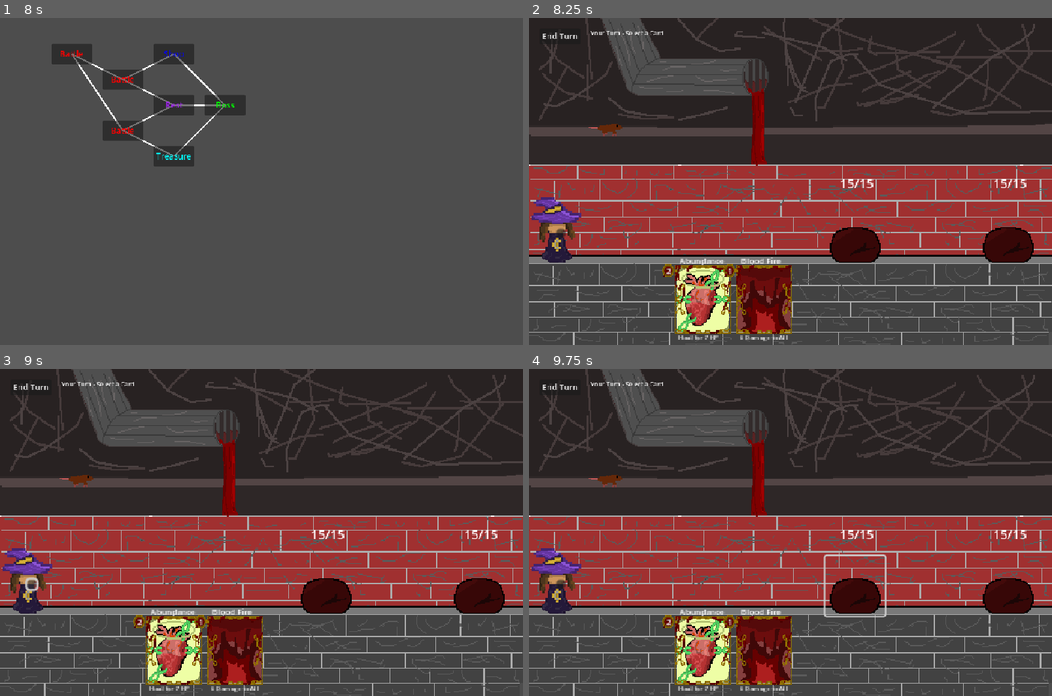
Above: before the commit, frames 1-4 (two rows, left to right).
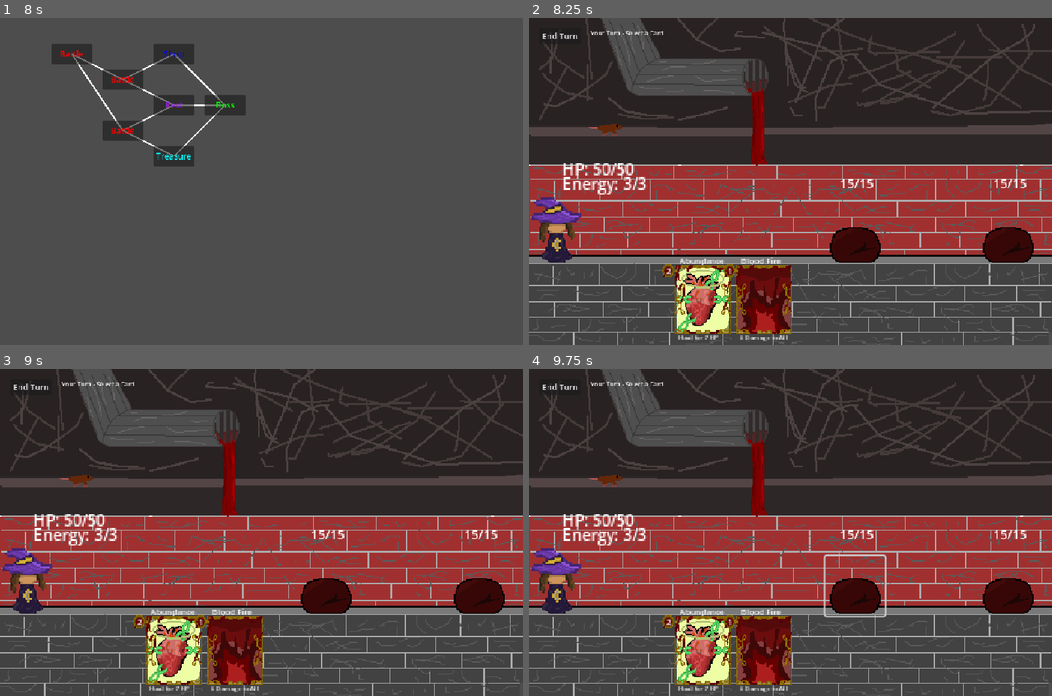
Above: after the commit, the same moments.

Repository: SirWadles/Untitled-Deck-Builder
Game: Godot game, scene res://scenes/shop.tscn
Two runs of this game, one before a commit and one after it. Both use one fixed random seed, a clock stepped at 60 frames per second and the inputs below. This scene is started directly instead of the project's main scene. Sound files missing from this copy of the repository are replaced by a short silence.
Inputs (mouse positions are in pixels of both pictures, inside the frame that each line leads up to):
- Up to frame 1 (8 s): click "124 Gold" at 0.5 s; click "124 Gold" at 1.25 s; click "124 Gold" at 2 s; click "124 Gold" at 2.75 s; click "124 Gold" at 3.5 s; click "124 Gold" at 4.25 s; click "124 Gold" at 5 s; click "124 Gold" at 5.75 s; click "124 Gold" at 6.5 s; click (0, 21) at 7.25 s
- Up to frame 2 (8.25 s): click "Battle" at 8 s
- Up to frame 3 (9 s): click (31, 584) at 8.77 s
- Up to frame 4 (9.75 s): click (853, 584) at 9.52 s

Frame 1 is identical in both runs. In frame 2, 0.6% of the frame differs, in the area x 5-23%, y 44-68%; in frame 3, 0.7%, in the area x 4-23%, y 44-69%; in frame 4, 0.6%.
Error before the commit: Trying to assign value of type 'enemy_database.gd' to a variable of type 'player_database.gd'. (res://scripts/player.gd:15)

Commit message:
Map (WIP6) / Player (Done)
While I need to make the map better and make the shop, rest, and treasure work. The player has their stats be global which was necessary.

Diff:
--- a/scripts/player.gd
+++ b/scripts/player.gd
@@ -12,9 +12,9 @@
 var battle_system: BattleSystem = null
 
 func _ready():
-	player_data = get_node("/root/EnemyDatabase")
-	health_label.position = Vector2(0, 500)
-	energy_label.position = Vector2(0, 600)
+	player_data = get_node("/root/PlayerDatabase")
+	health_label.position = Vector2(5, -63)
+	energy_label.position = Vector2(5, -50)
 	target_button.visible = false
 	target_button.pressed.connect(_on_target_button_pressed)
 	update_display()
@@ -56,7 +56,7 @@
 
 func update_display():
 	health_label.text = "HP: " + str(player_data.current_health) + "/" + str(player_data.max_health)
-	energy_label.text = "Energy: " + str(player_data.current_energy) + "/" + str(player_data.max_energy)
+	energy_label.text = "Energy: " + str(current_energy) + "/" + str(player_data.max_energy)
 
 func full_heal():
 	player_data.current_health = player_data.max_health + 4
--- a/scripts/player_database.gd
+++ b/scripts/player_database.gd
@@ -31,8 +31,8 @@
 
 func heal(amount: int):
 	current_health += amount
-	if current_health > 50:
-		current_health = 50
+	if current_health > max_health:
+		current_health = max_health
 
 func add_gold(amount: int):
 	gold += amount
--- a/scripts/shop.gd
+++ b/scripts/shop.gd
@@ -9,10 +9,12 @@
 var player_gold: int = 100
 var available_cards: Array = []
 var available_relics: Array = []
+var player_data: PlayerData
 
 func _ready():
+	player_data = get_node("/root/PlayerDatabase")
 	load_shop_items()
-	update_dislplay()
+	update_display()
 	return_button.pressed.connect(_on_return_button_pressed)
 
 func load_shop_items():
@@ -34,8 +36,8 @@
 	price += card_data.defense * 10
 	return max(price, 25)
 
-func update_dislplay():
-	gold_label.text = "Gold: " + str(player_gold)
+func update_display():
+	gold_label.text = "Gold: " + str(player_data.gold)
 	for child in card_container.get_children():
 		child.queue_free()
 	for card_item in available_cards:
@@ -45,14 +47,11 @@
 		shop_card.purchased.connect(_on_card_purchased)
 
 func _on_card_purchased(card_data: CardData, price: int):
-	if player_gold >= price:
-		player_gold -= price
-		add_card_to_deck(card_data)
-		update_dislplay()
+	if player_data.gold >= price:
+		player_data.gold -= price
+		player_data.add_card_to_deck(card_data.card_id)
+		update_display()
 		print("Bought " + card_data.card_name)
-
-func add_card_to_deck(card_data: CardData):
-	print("Added to deck: " + card_data.card_name)
 
 func _on_return_button_pressed():
 	get_tree().change_scene_to_file("res://scenes/map.tscn")
